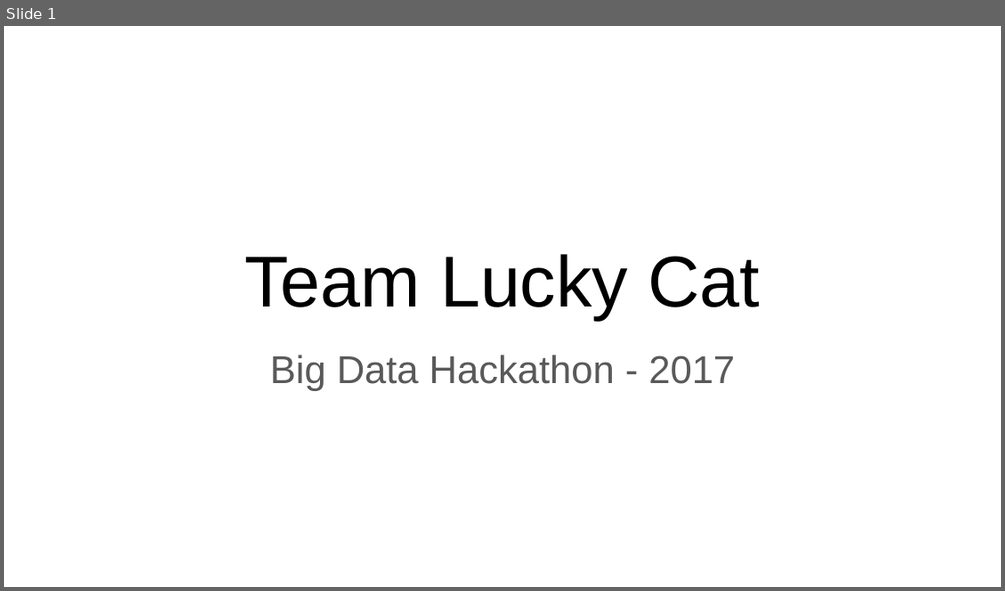
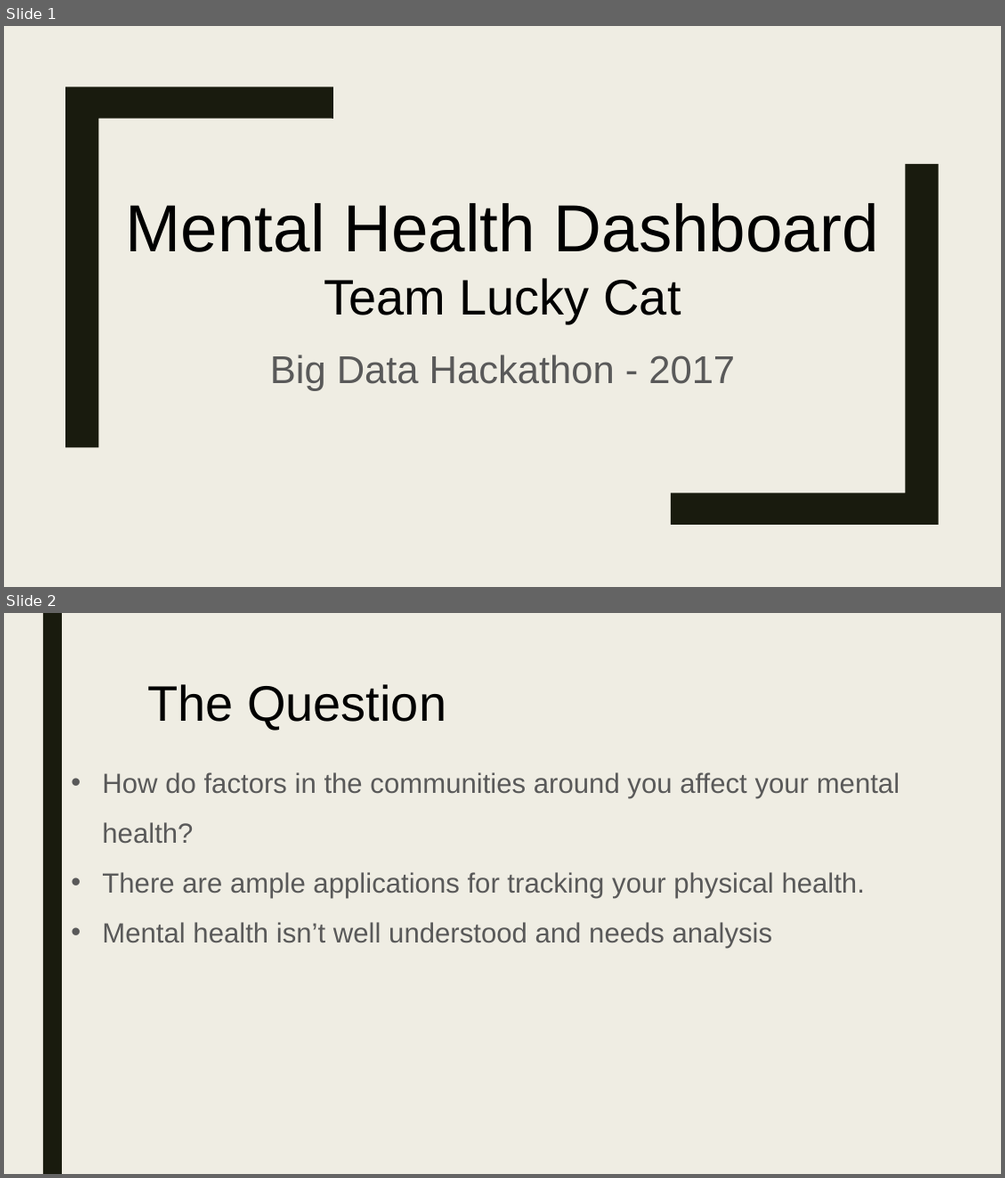
Before and after one commit to kristy0414/big-data-hackathon-in-San-Diego, a slide deck: Team Lucky Cat Project Proposal.pptx. Shown one above the other, each under a label of ours: slide 1 before the commit, slides 1 and 2 after it. The pictures are 1005x591 and 1005x1178 pixels, drawn with LibreOffice and Linux fonts; fonts in the diff are those of the drawing. Boxes give left, top, right and bottom in pixels: in the first picture for what was removed or moved away, otherwise in the second. Text is boxed around its words. In the diff, an @@ line names an element or a change of style, - is before the commit and + after.

Commit message:
Team Proposal
Proposal for Hackathon Day 1

```diff
--- a/Team Lucky Cat Project Proposal.pptx
+++ b/Team Lucky Cat Project Proposal.pptx
@@ slide 2 added at box(4, 613, 1001, 1174), background #EFEDE3 @@
@@ rectangle added at box(43, 613, 62, 1173), fill #191B0E @@
@@ text added at box(147, 684, 446, 730), 36 pt, text #000000 @@
+The Question
@@ text added at box(102, 772, 899, 948), 20 pt, text #595959 @@
+• How do factors in the communities around you affect your mental health?
+• There are ample applications for tracking your physical health.
+• Mental health isn’t well understood and needs analysis
@@ slide 1 changed as well @@
@@ background #FFFFFF to #EFEDE3 @@
@@ freeform shape added at box(65, 87, 334, 448), fill #191B0E @@
@@ freeform shape added at box(671, 164, 939, 524), fill #191B0E @@
@@ text at box(126, 203, 879, 252): paragraph added @@
+Mental Health Dashboard
@@ text at box(324, 278, 680, 323): size 52 to 36 pt in "Team Lucky Cat" @@
```
Also in this commit, not shown: 2 other slides changed, 1 other slide added, 3 slides removed.
